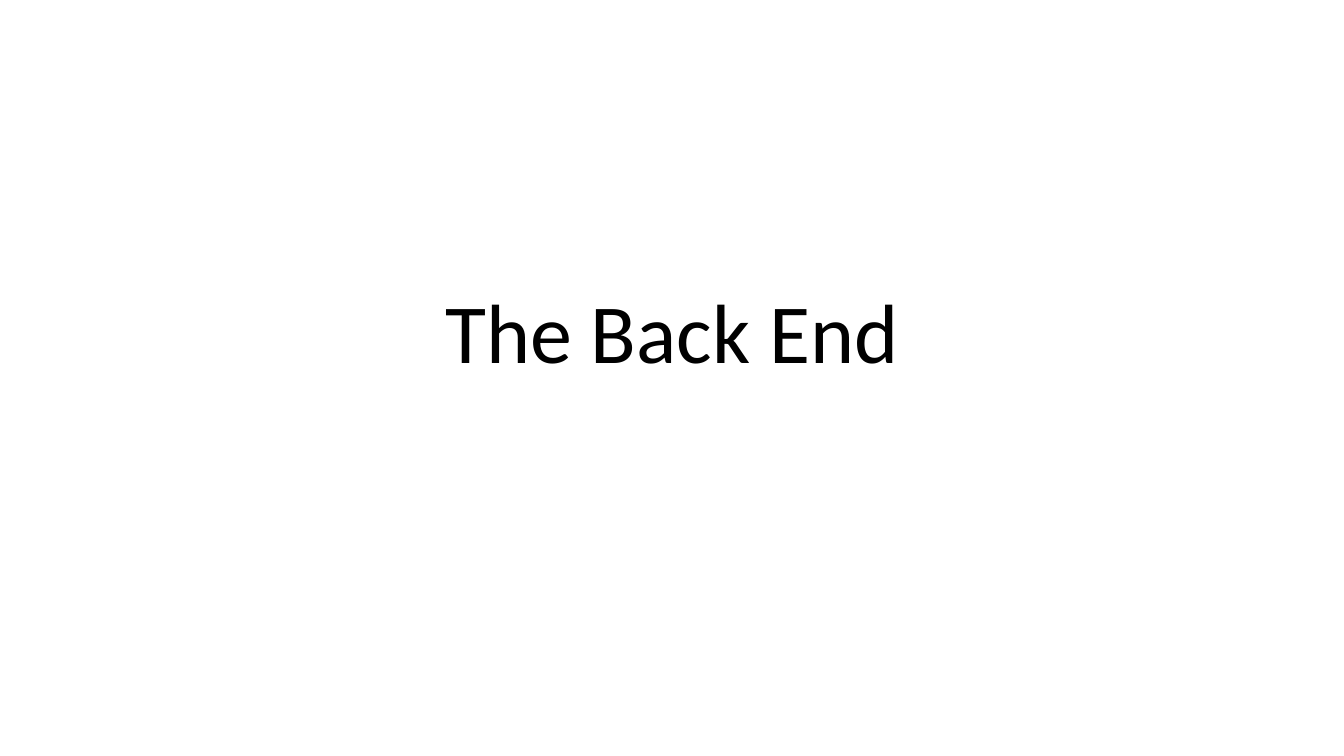
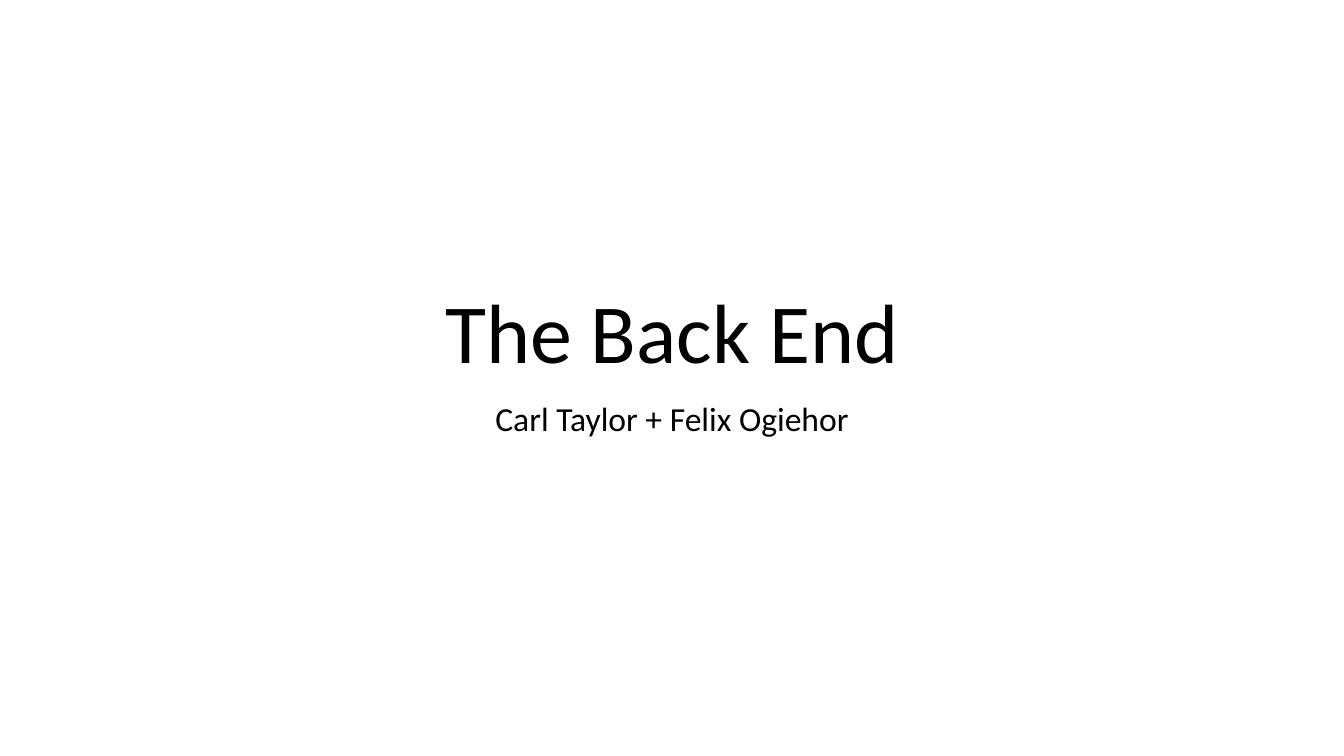
Before and after one commit to Madmurt/CA-ASP.NET-MVC-Project, a slide deck: slide 9 of Jim’s Gym.pptx (slide 8 before the commit). Drawn at 1344x756 pixels with LibreOffice and Linux fonts; fonts in the diff are those of the drawing. Boxes give left, top, right and bottom in pixels: in the first picture for what was removed or moved away, otherwise in the second. Text is boxed around its words. In the diff, an @@ line names an element or a change of style, - is before the commit and + after.

```diff
--- a/Jim’s Gym.pptx
+++ b/Jim’s Gym.pptx
@@ subtitle added at [495,407,849,437], 24 pt, text #000000 @@
+Carl Taylor + Felix Ogiehor
```
Also in this commit, not shown: 2 other slides changed, 8 slides added, 1 slide removed, 17 other files.
